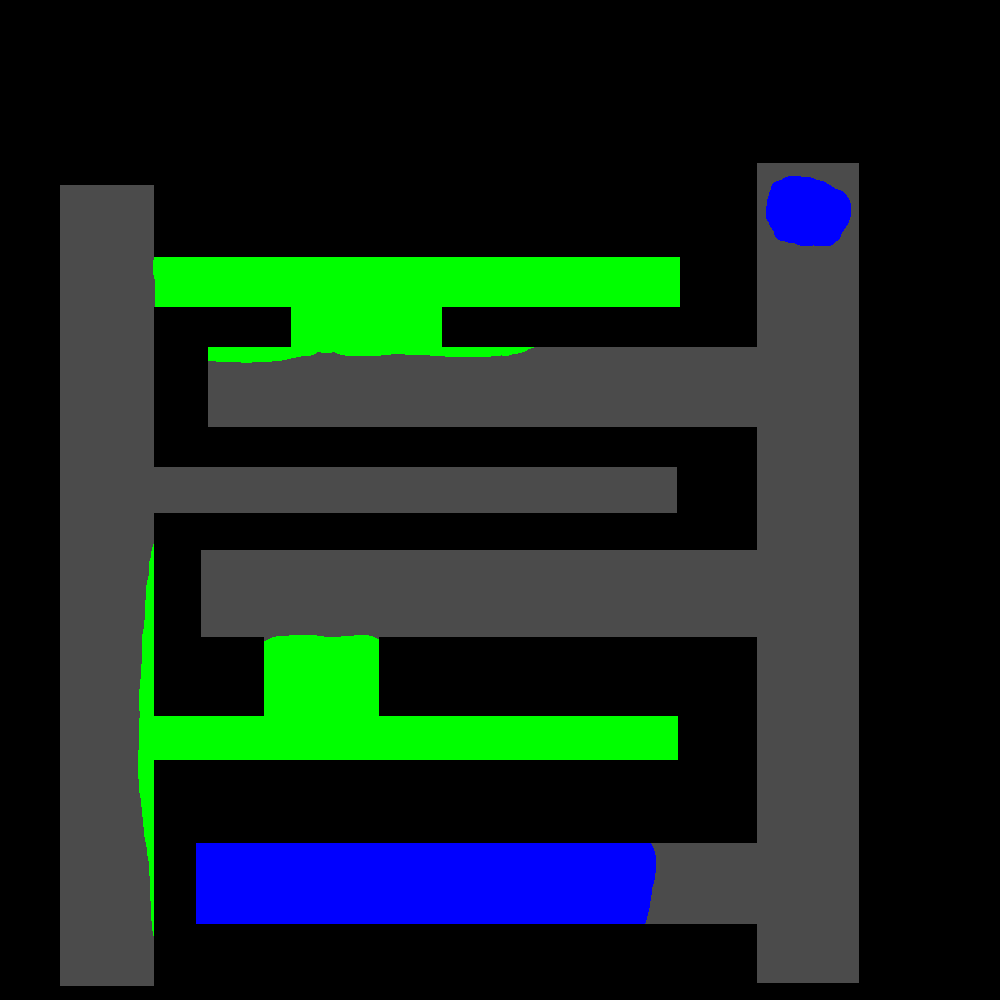
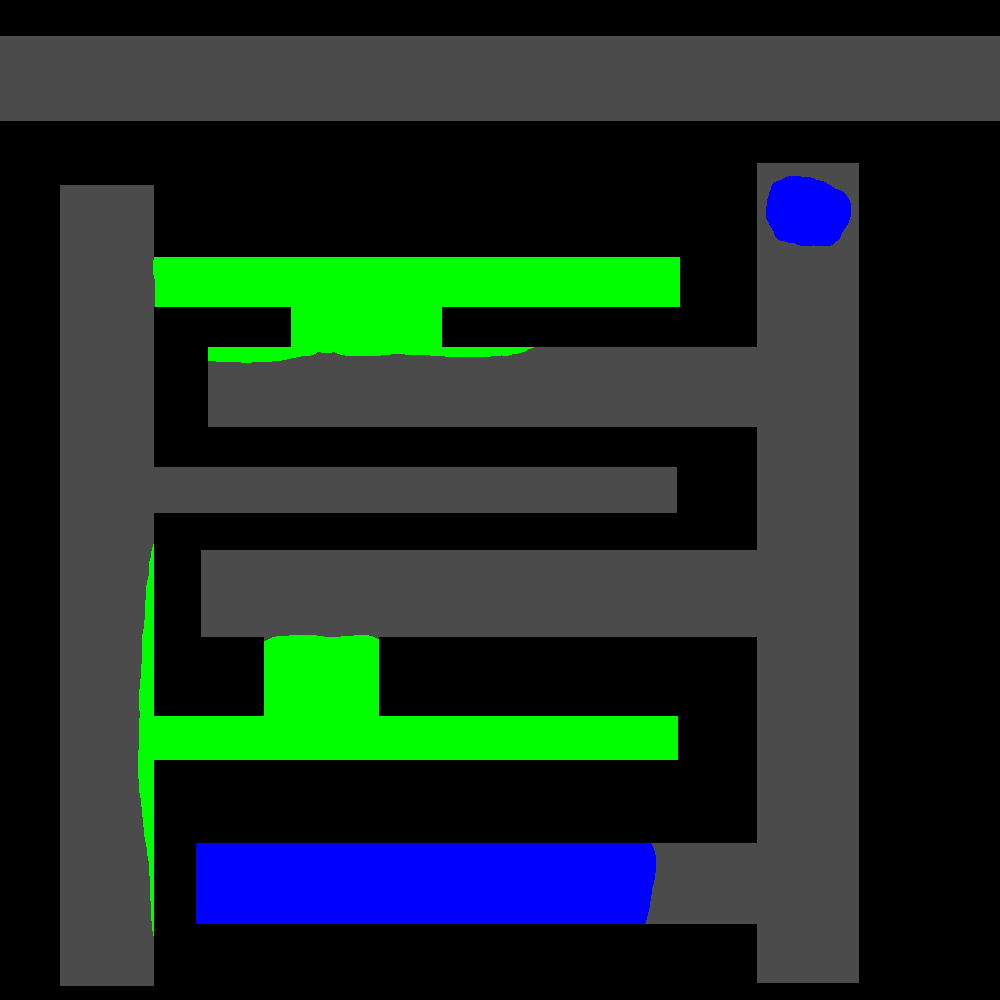
Layered file, before and after one edit (1000×1000). Changes by layer:
painted on "Layer 2" over (x1=0, y1=36, x2=1000, y2=121)
